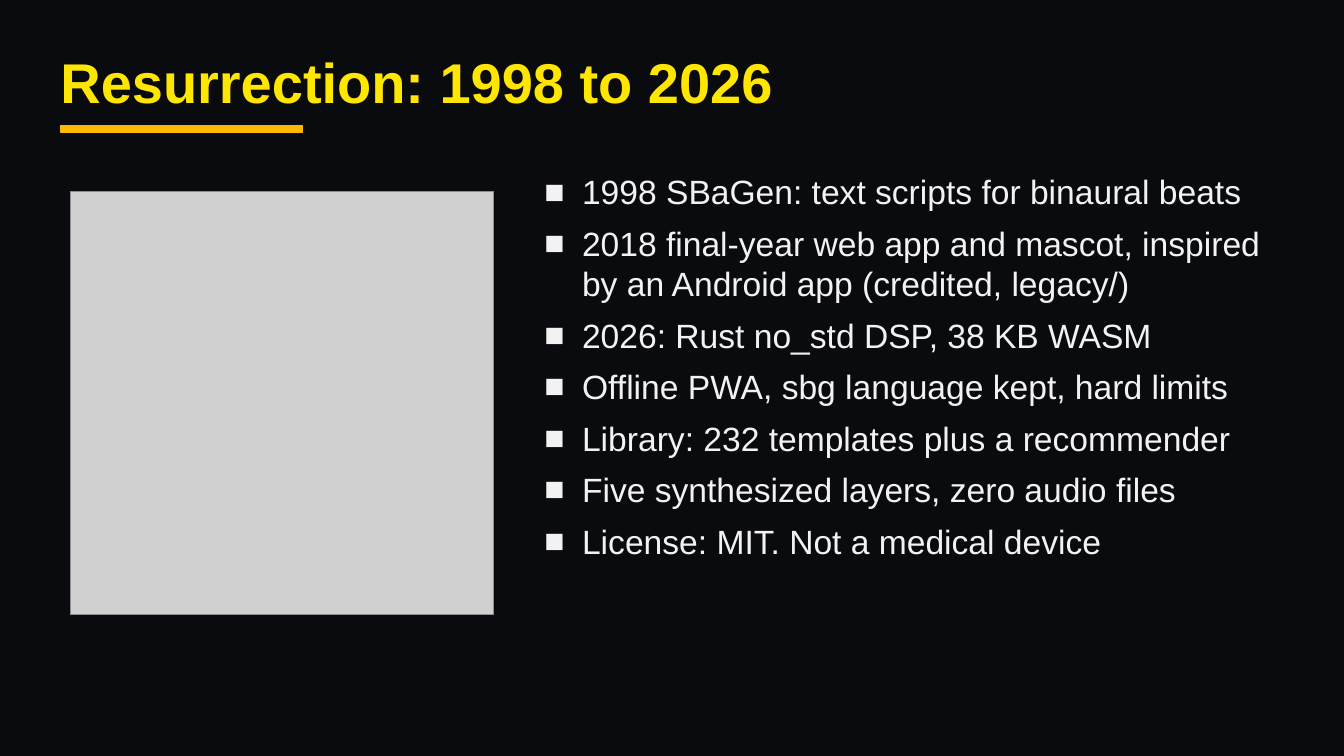
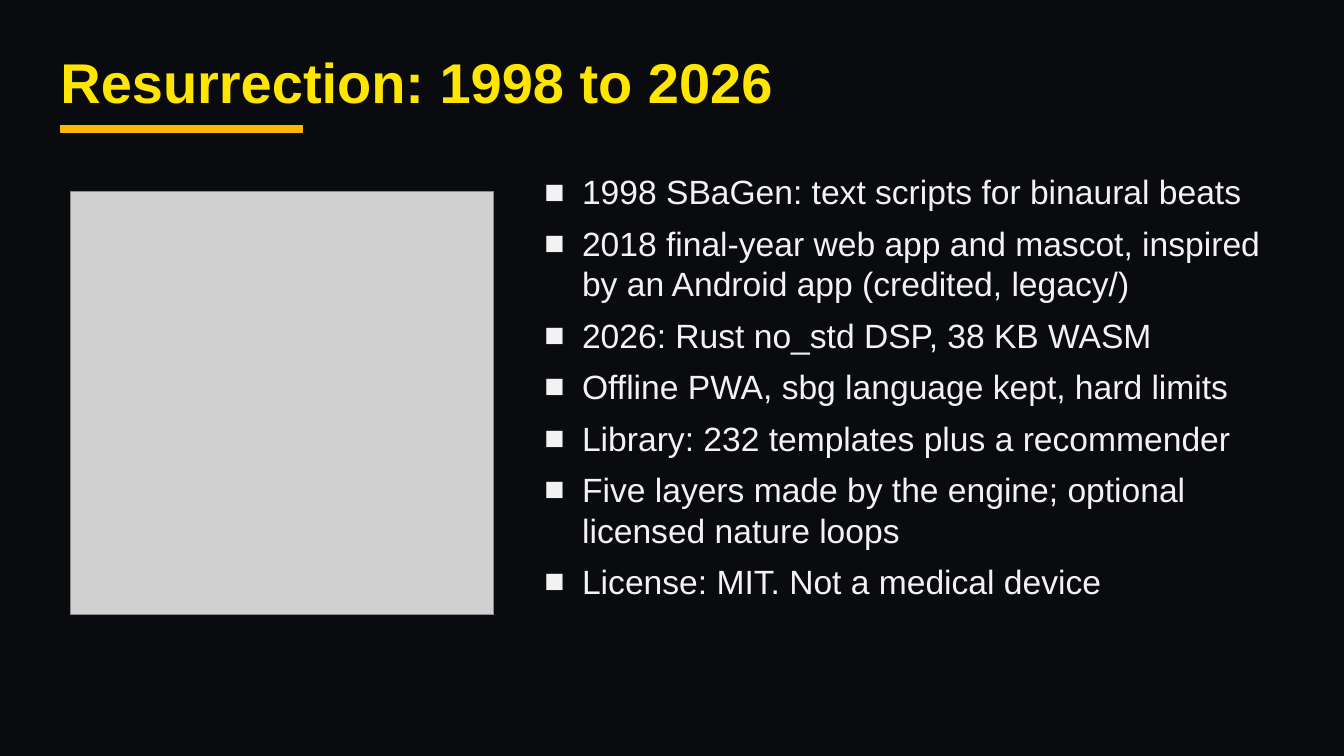
Before and after one commit to DynamiteC/zonked, a slide deck: slide 3 of docs/Zonked-Kiroween-Deck.pptx. Drawn at 1344x756 pixels with LibreOffice and Linux fonts; fonts in the diff are those of the drawing; grey boxes stand for pictures. Boxes give left, top, right and bottom in pixels: in the first picture for what was removed or moved away, otherwise in the second. Text is boxed around its words. In the diff, an @@ line names an element or a change of style, - is before the commit and + after.

Commit message:
docs: correct deck audio claims (optional licensed nature loops, engine-made layers)

```diff
--- a/docs/Zonked-Kiroween-Deck.pptx
+++ b/docs/Zonked-Kiroween-Deck.pptx
@@ text at bbox=[582, 477, 1186, 550]: text changed @@
-■ Five synthesized layers, zero audio files
+■ Five layers made by the engine; optional licensed nature loops
```
Also in this commit, not shown: 2 other files.
